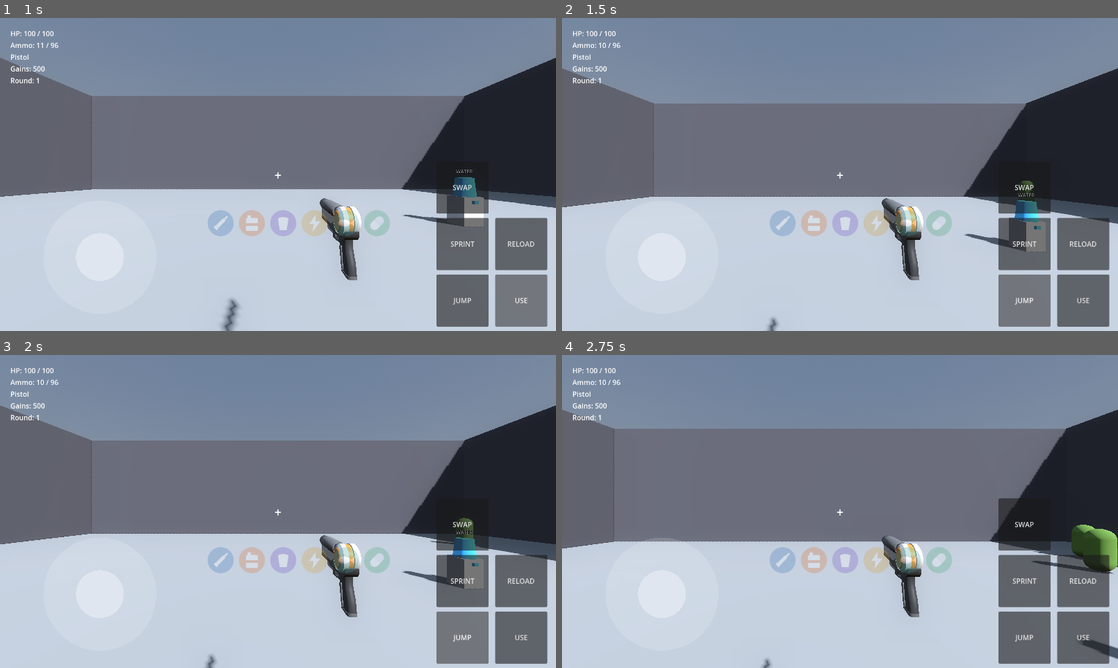
Above: before the commit, frames 1-4 (two rows, left to right).
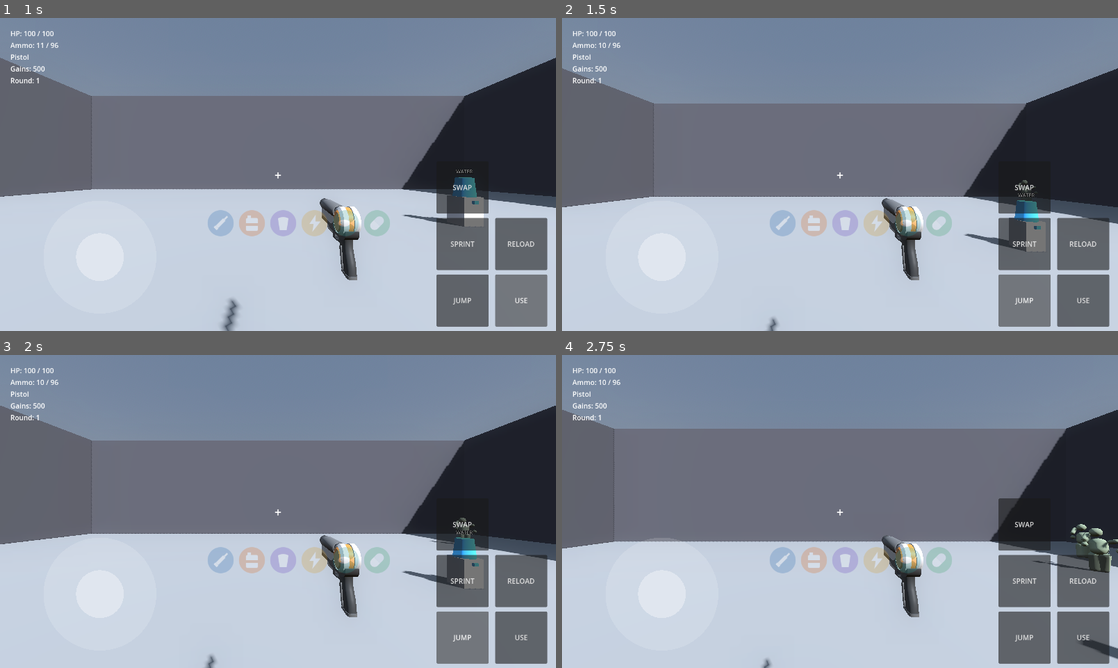
Above: after the commit, the same moments.

Repository: nateomach1-debug/jacked-undead
Game: Godot game, scene res://scenes/main/main.tscn
Two runs of this game, one before a commit and one after it. Both use one fixed random seed, a clock stepped at 60 frames per second and the inputs below.
Inputs (mouse positions are in pixels of both pictures, inside the frame that each line leads up to):
- Up to frame 1 (1 s): click "USE" at 0.5 s
- Up to frame 2 (1.5 s): click "JUMP" at 1.25 s
- Up to frame 3 (2 s): no input
- Up to frame 4 (2.75 s): move the mouse to (867, 511) at 2.02 s; hold W (move_forward) from 2.03 s (still down); tap F (interact) at 2.1 s; tap Space (jump) at 2.27 s

Frame 1 is identical in both runs. In frame 2, less than 0.1% of the frame differs, in the area x 77-86%, y 51-60%; in frame 3, 0.1%; in frame 4, 0.9%, in the area x 84-100%, y 54-70%.

Commit message:
Enhance zombie.tscn with detailed body parts
Added detailed body structure for the zombie character, including legs, torso, head, eyes, arms, and hands with specific mesh resources and materials.

Diff:
--- a/scenes/zombies/zombie.tscn
+++ b/scenes/zombies/zombie.tscn
@@ -6,12 +6,43 @@
 radius = 0.45
 height = 1.9
 
-[sub_resource type="CapsuleMesh" id="CapsuleMesh_1"]
-radius = 0.45
-height = 1.9
+[sub_resource type="CapsuleMesh" id="CapsuleMesh_leg"]
+radius = 0.16
+height = 0.9
 
-[sub_resource type="StandardMaterial3D" id="StandardMaterial3D_1"]
-albedo_color = Color(0.4, 0.55, 0.25, 1)
+[sub_resource type="CapsuleMesh" id="CapsuleMesh_torso"]
+radius = 0.26
+height = 0.75
+
+[sub_resource type="SphereMesh" id="SphereMesh_head"]
+radius = 0.19
+height = 0.38
+
+[sub_resource type="SphereMesh" id="SphereMesh_eye"]
+radius = 0.03
+height = 0.06
+
+[sub_resource type="CapsuleMesh" id="CapsuleMesh_arm"]
+radius = 0.09
+height = 0.65
+
+[sub_resource type="SphereMesh" id="SphereMesh_hand"]
+radius = 0.1
+height = 0.2
+
+[sub_resource type="BoxMesh" id="BoxMesh_wound"]
+size = Vector3(0.18, 0.22, 0.04)
+
+[sub_resource type="StandardMaterial3D" id="StandardMaterial3D_skin"]
+albedo_color = Color(0.55, 0.6, 0.5, 1)
+roughness = 0.9
+
+[sub_resource type="StandardMaterial3D" id="StandardMaterial3D_eye"]
+albedo_color = Color(0.05, 0.05, 0.05, 1)
+
+[sub_resource type="StandardMaterial3D" id="StandardMaterial3D_wound"]
+albedo_color = Color(0.25, 0.05, 0.05, 1)
+roughness = 1.0
 
 [node name="Zombie" type="CharacterBody3D"]
 collision_layer = 4
@@ -21,6 +52,66 @@
 [node name="CollisionShape3D" type="CollisionShape3D" parent="."]
 shape = SubResource("CapsuleShape3D_1")
 
-[node name="MeshInstance3D" type="MeshInstance3D" parent="."]
-mesh = SubResource("CapsuleMesh_1")
-surface_material_override/0 = SubResource("StandardMaterial3D_1")
+[node name="Body" type="Node3D" parent="."]
+
+[node name="LegLeft" type="MeshInstance3D" parent="Body"]
+position = Vector3(0.13, -0.55, 0)
+rotation_degrees = Vector3(5, 0, -3)
+mesh = SubResource("CapsuleMesh_leg")
+surface_material_override/0 = SubResource("StandardMaterial3D_skin")
+
+[node name="LegRight" type="MeshInstance3D" parent="Body"]
+position = Vector3(-0.13, -0.55, 0)
+rotation_degrees = Vector3(-8, 0, 4)
+mesh = SubResource("CapsuleMesh_leg")
+surface_material_override/0 = SubResource("StandardMaterial3D_skin")
+
+[node name="Torso" type="MeshInstance3D" parent="Body"]
+position = Vector3(0.02, 0.15, 0.02)
+rotation_degrees = Vector3(18, 5, -4)
+mesh = SubResource("CapsuleMesh_torso")
+surface_material_override/0 = SubResource("StandardMaterial3D_skin")
+
+[node name="Wound" type="MeshInstance3D" parent="Body"]
+position = Vector3(0.05, 0.25, 0.27)
+rotation_degrees = Vector3(18, 5, -4)
+mesh = SubResource("BoxMesh_wound")
+surface_material_override/0 = SubResource("StandardMaterial3D_wound")
+
+[node name="Head" type="MeshInstance3D" parent="Body"]
+position = Vector3(0.1, 0.78, 0.12)
+rotation_degrees = Vector3(10, 0, 22)
+mesh = SubResource("SphereMesh_head")
+surface_material_override/0 = SubResource("StandardMaterial3D_skin")
+
+[node name="EyeLeft" type="MeshInstance3D" parent="Body"]
+position = Vector3(0.17, 0.8, 0.27)
+mesh = SubResource("SphereMesh_eye")
+surface_material_override/0 = SubResource("StandardMaterial3D_eye")
+
+[node name="EyeRight" type="MeshInstance3D" parent="Body"]
+position = Vector3(0.04, 0.79, 0.27)
+mesh = SubResource("SphereMesh_eye")
+surface_material_override/0 = SubResource("StandardMaterial3D_eye")
+
+[node name="ArmLeft" type="MeshInstance3D" parent="Body"]
+position = Vector3(0.38, 0.55, 0.15)
+rotation_degrees = Vector3(65, 0, 8)
+mesh = SubResource("CapsuleMesh_arm")
+surface_material_override/0 = SubResource("StandardMaterial3D_skin")
+
+[node name="HandLeft" type="MeshInstance3D" parent="Body"]
+position = Vector3(0.42, 0.15, 0.55)
+mesh = SubResource("SphereMesh_hand")
+surface_material_override/0 = SubResource("StandardMaterial3D_skin")
+
+[node name="ArmRight" type="MeshInstance3D" parent="Body"]
+position = Vector3(-0.36, 0.42, -0.05)
+rotation_degrees = Vector3(100, 0, -15)
+mesh = SubResource("CapsuleMesh_arm")
+surface_material_override/0 = SubResource("StandardMaterial3D_skin")
+
+[node name="HandRight" type="MeshInstance3D" parent="Body"]
+position = Vector3(-0.5, 0.05, -0.15)
+mesh = SubResource("SphereMesh_hand")
+surface_material_override/0 = SubResource("StandardMaterial3D_skin")
Not shown: 1 places in scenes/zombies/zombie.tscn that only renumber resources
